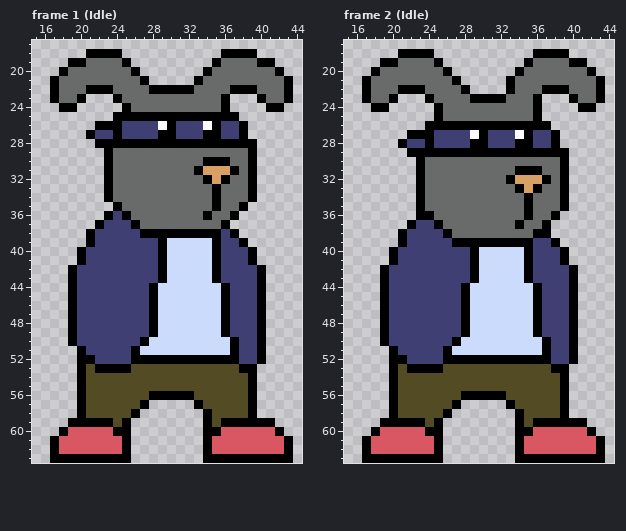
Pixel-art file: Assets/Animation/Player/NewSpritesheets/New_Bemmy_Main.aseprite. The first picture shows the starting point.
64x64 pixels, 28 frames. Shown: frame 1 (Idle): x 15..44, y 17..63; frame 2 (Idle): x 15..44, y 17..63. The commit also changed other frames, which this record leaves out.
The same view after the edit:
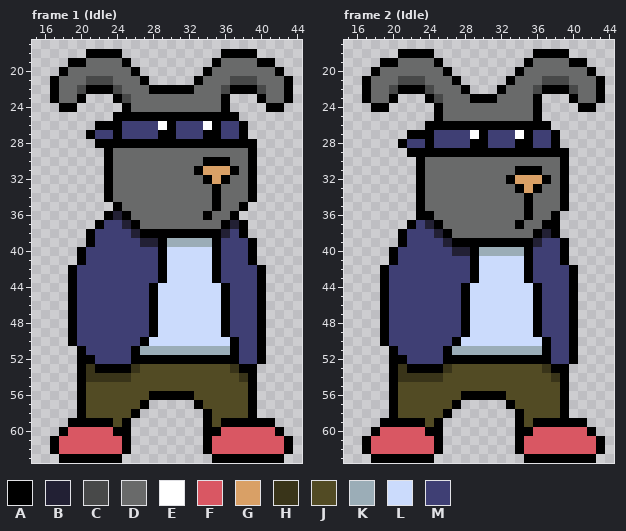
Palette (. is transparent): A #000000  B #222034  C #484949  D #696a6a  E #ffffff  F #d95763  G #d9a066  H #393419  J #524b24  K #9badb7  L #cbdbfc  M #3f3f74
From the commit log: Added parachute keyframe. tweaked foot sizes in certain bemmy frames.
Changes in this commit:
Frame 1 (Idle):
y 21: x 21..23 DDD -> CCC; x 37..39 DDD -> CCC
y 22: x 20 D -> C; x 24 D -> C; x 36 D -> C; x 40 D -> C
y 23: x 25 D -> C
y 36: x 24 M -> B
y 37: x 25 M -> B; x 37..38 .. -> BA
y 38: x 26 M -> B; x 36..38 MA. -> BMA
y 39: x 27..28 MM -> BB; x 30..34 LLLLL -> KKKKK; x 38..39 A. -> MA
y 51: x 27..36 LLLLLLLLLL -> KKKKKKKKKK
y 53: x 21 J -> H; x 26 J -> H; x 37 J -> H
y 54: x 21..25 JJJJJ -> HHHHH; x 38 J -> H
y 63: x 17 A -> .; x 25 A -> .; x 34 A -> .; x 43 A -> .
Frame 2 (Idle):
y 21: x 21..23 DDD -> CCC; x 37..39 DDD -> CCC
y 22: x 20 D -> C; x 24 D -> C; x 32..33 .A -> AD; x 36 D -> C; x 40 D -> C
y 23: x 25 D -> C; x 32 A -> D
y 37: x 24 M -> B; x 38 . -> A
y 38: x 25 M -> B; x 37..38 A. -> BA
y 39: x 26 M -> B; x 36 M -> B; x 38..39 A. -> MA
y 40: x 27..28 MM -> BB; x 30..34 LLLLL -> KKKKK
y 51: x 27..36 LLLLLLLLLL -> KKKKKKKKKK
y 53: x 21 J -> H; x 26 J -> H; x 37 J -> H
y 54: x 21..25 JJJJJ -> HHHHH; x 38 J -> H
y 63: x 17 A -> .; x 25 A -> .; x 34 A -> .; x 43 A -> .
